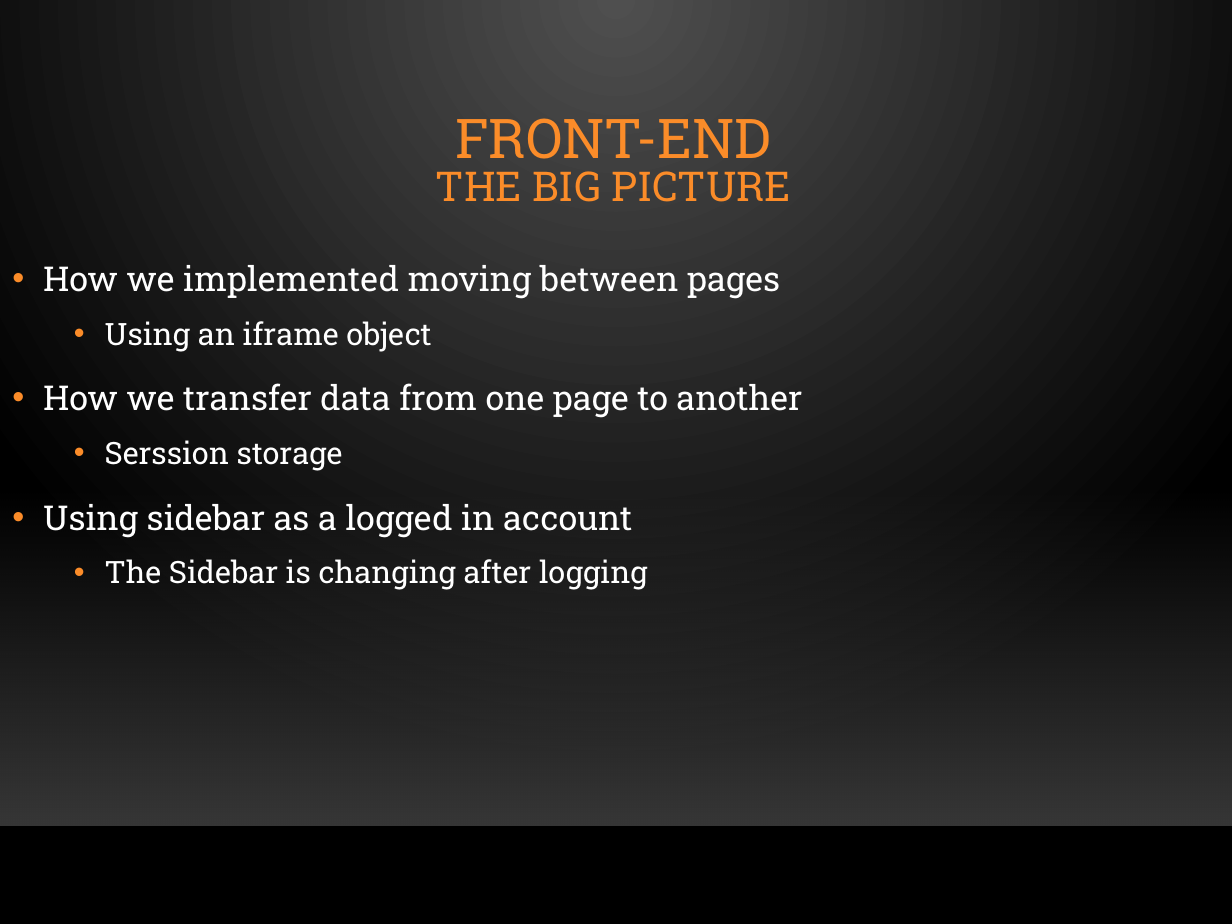
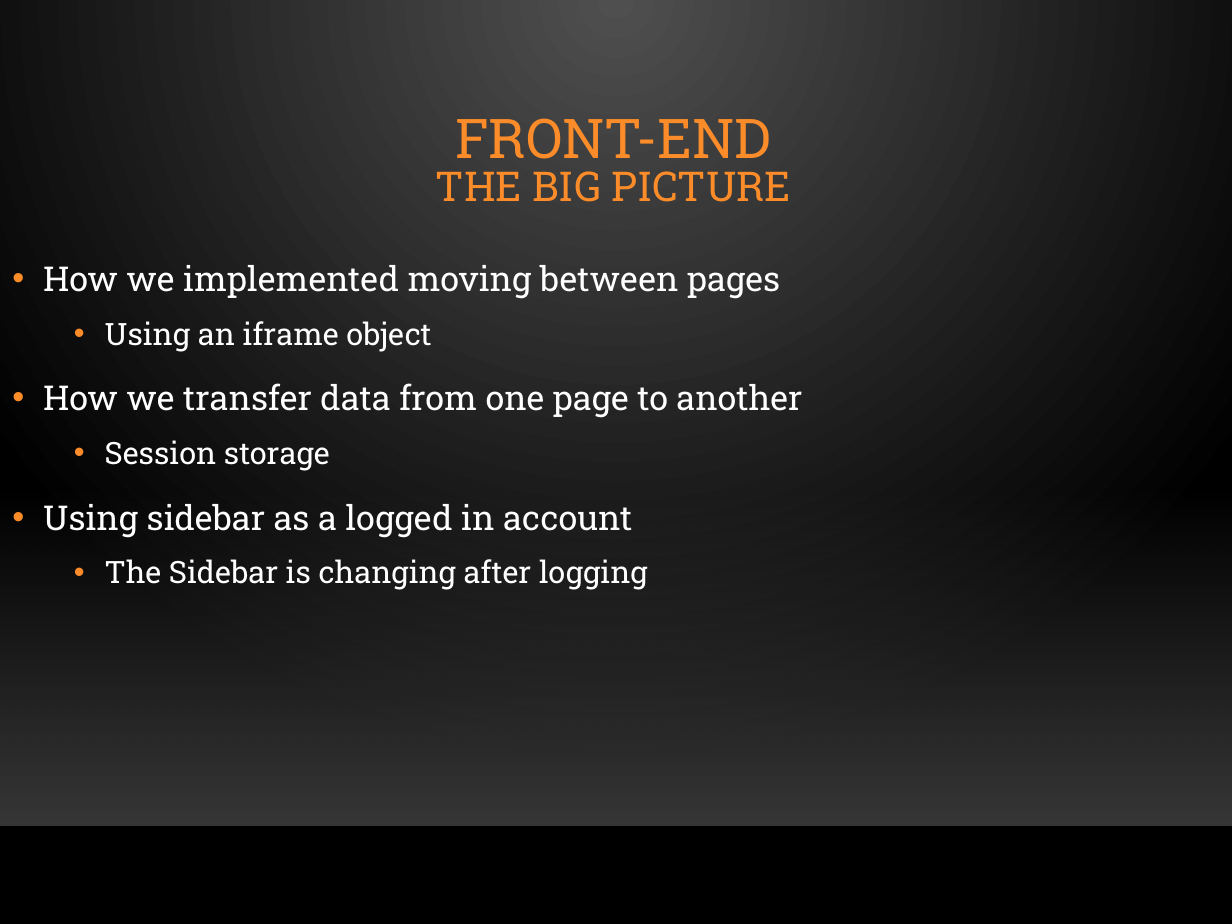
Before and after one commit to Aviel212/SmartSwitch, a slide deck: slide 12 of Project Submission/Presentation/Full Presentation.pptx. Drawn at 1232x924 pixels with LibreOffice and Linux fonts; fonts in the diff are those of the drawing; background and template pictures are left out. Boxes give left, top, right and bottom in pixels: in the first picture for what was removed or moved away, otherwise in the second. Text is boxed around its words. In the diff, an @@ line names an element or a change of style, - is before the commit and + after.

Commit message:
fix typo

```diff
--- a/Project Submission/Presentation/Full Presentation.pptx
+++ b/Project Submission/Presentation/Full Presentation.pptx
@@ text at (105,440,330,471): text changed @@
-  • Serssion storage
+  • Session storage
```
